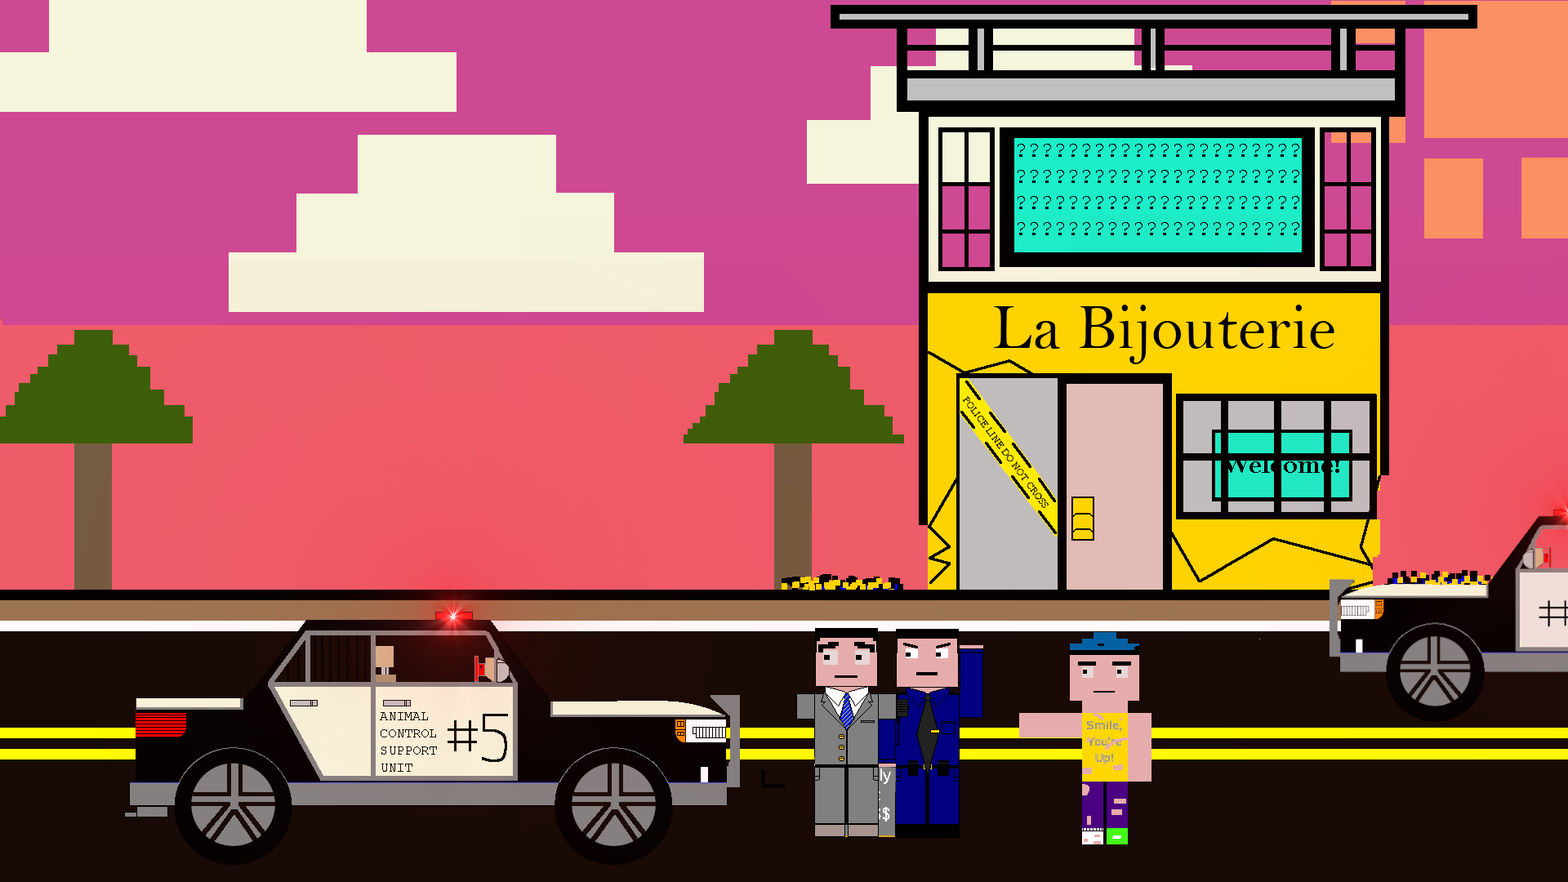
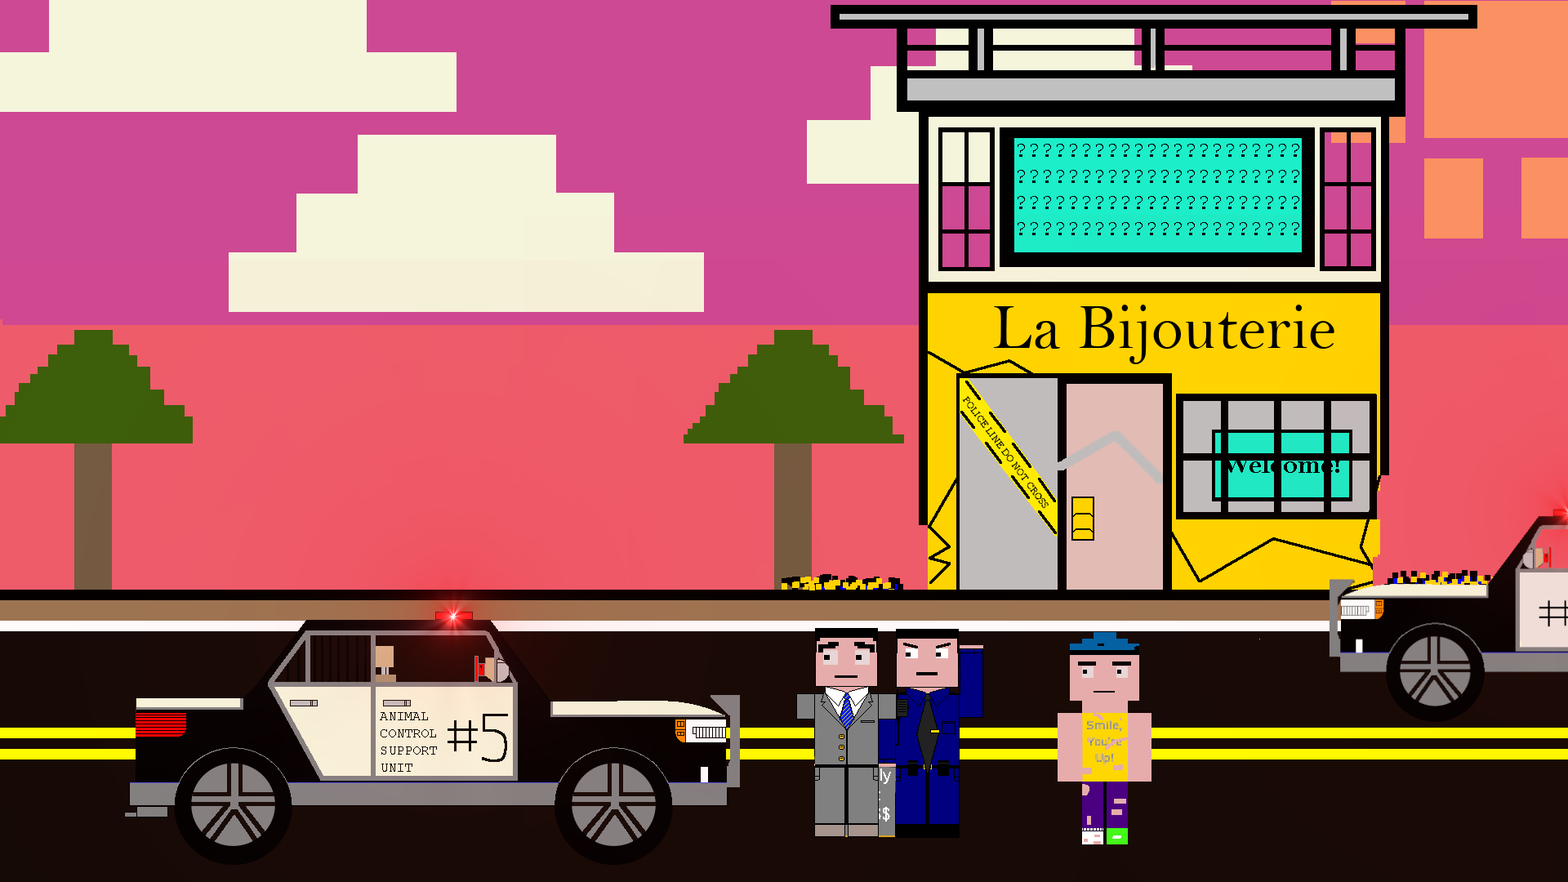
Before/after of a 1568 × 882 layered artwork. What changed in the layer stack:
removed layer "arm" over [1019, 712, 1083, 739]
added layer "arm copy" above "Temporary Arm Cover" over [1056, 712, 1083, 782]
added layer "Background copy #8" above "Background copy #7" over [761, 431, 1163, 789]
hid "Background copy #7" over [761, 431, 1163, 789]